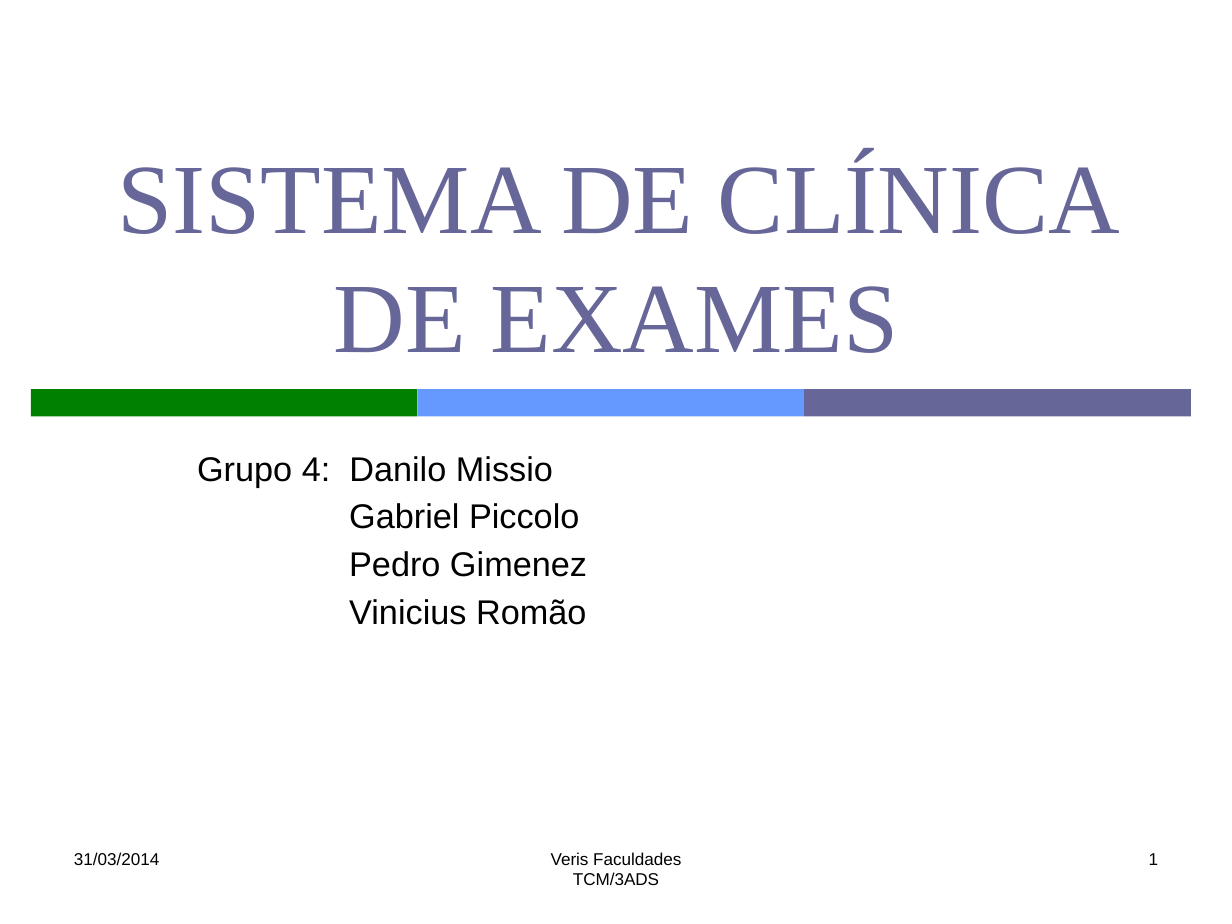
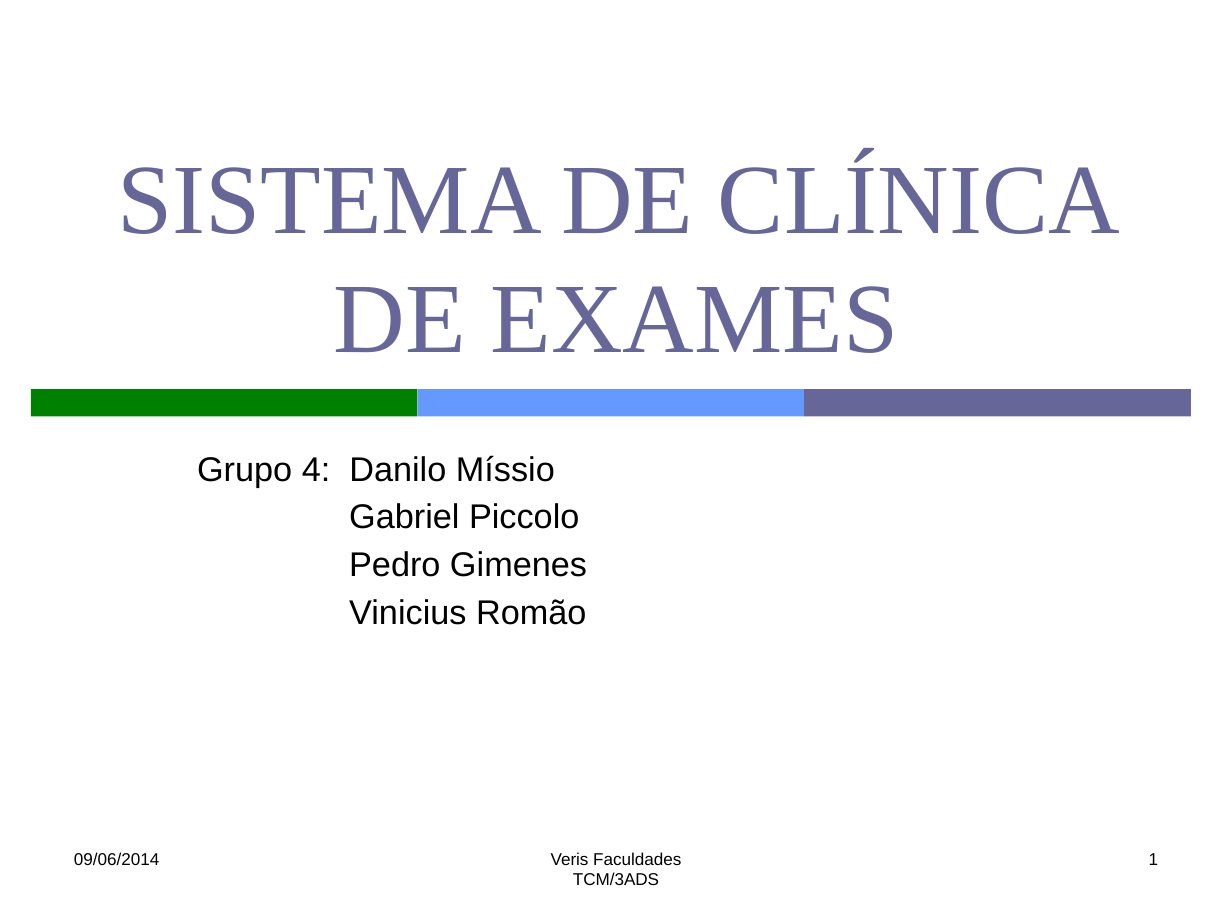
Before and after one commit to kokmz/TCCHUE, a slide deck: slide 1 of documentacao/G4_Apresentacao1sem2014.pptx. Drawn at 1232x924 pixels with LibreOffice and Linux fonts; fonts in the diff are those of the drawing. Boxes give left, top, right and bottom in pixels: in the first picture for what was removed or moved away, otherwise in the second. Text is boxed around its words. In the diff, an @@ line names an element or a change of style, - is before the commit and + after.

```diff
--- a/documentacao/G4_Apresentacao1sem2014.pptx
+++ b/documentacao/G4_Apresentacao1sem2014.pptx
@@ subtitle at bbox=[197, 455, 555, 487]: text changed @@
-Grupo 4: Danilo Missio
+Grupo 4: Danilo Míssio
@@ subtitle at bbox=[349, 551, 587, 577]: text changed @@
-Pedro Gimenez
+Pedro Gimenes
@@ text at bbox=[74, 852, 159, 866]: text changed @@
-31/03/2014
+09/06/2014
```
Also in this commit, not shown: 7 other slides changed, 24 slides added.
